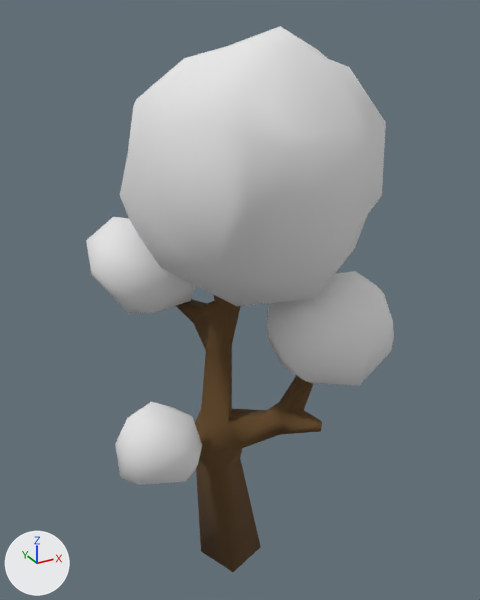
A saved change to the OBJ model Assets/Trees/tree3.obj.
Rendered twice from a 50 mm camera at (-4.35, -4.44, 7.13) aimed at (-1.26, 1.17, 4.33). Lighting does not change. The marker at lower left points along +X, +Y and +Z. Where no turn or scale is listed for an object, it has been applied to the vertices. Vertices at the same position are counted once.

The first picture shows 'tree3'.
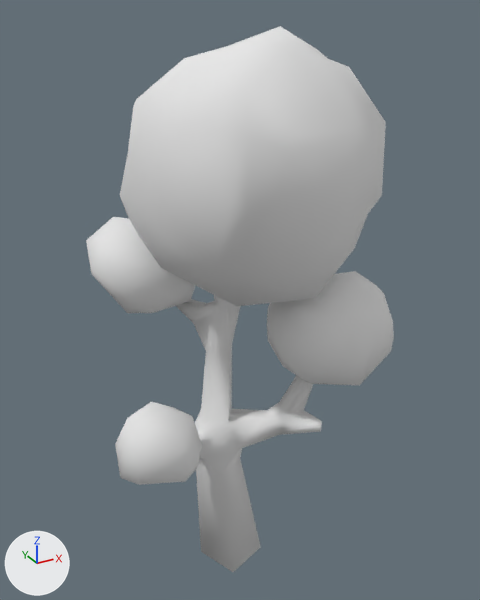
The change, as a diff of the scene's bpy script:
```diff
--- a/Assets/Trees/tree3.obj.py
+++ b/Assets/Trees/tree3.obj.py
@@ mat_material_4 @@
+mat_material_4 = principled_material('material_4')
+mat_material_4.base_color = (0.8, 0.8, 0.8)  # white #e7e7e7
+mat_material_4.roughness = 1.0
@@ me_tree3 @@
 me_tree3.from_pydata(...)  # 252 vertices, 484 faces; spans x -2.8..0.14, y -0.28..2.36, z 1.0..7.0
 # used by ob_tree3; location = (0.0, 0.0, 0.0)
+# me_tree3 part 1: all 136 faces that had it switch from mat_material_0 (brown #654926) to mat_material_4 (white #e7e7e7)
 me_tree3.materials.append(mat_material_2)
```

Boxes (x1, y1, x2, y2) around the edits, measured in the pictures (480 x 600 px):
part 1 of me_tree3, recoloured (brown to white): (176, 295, 322, 572) in both
